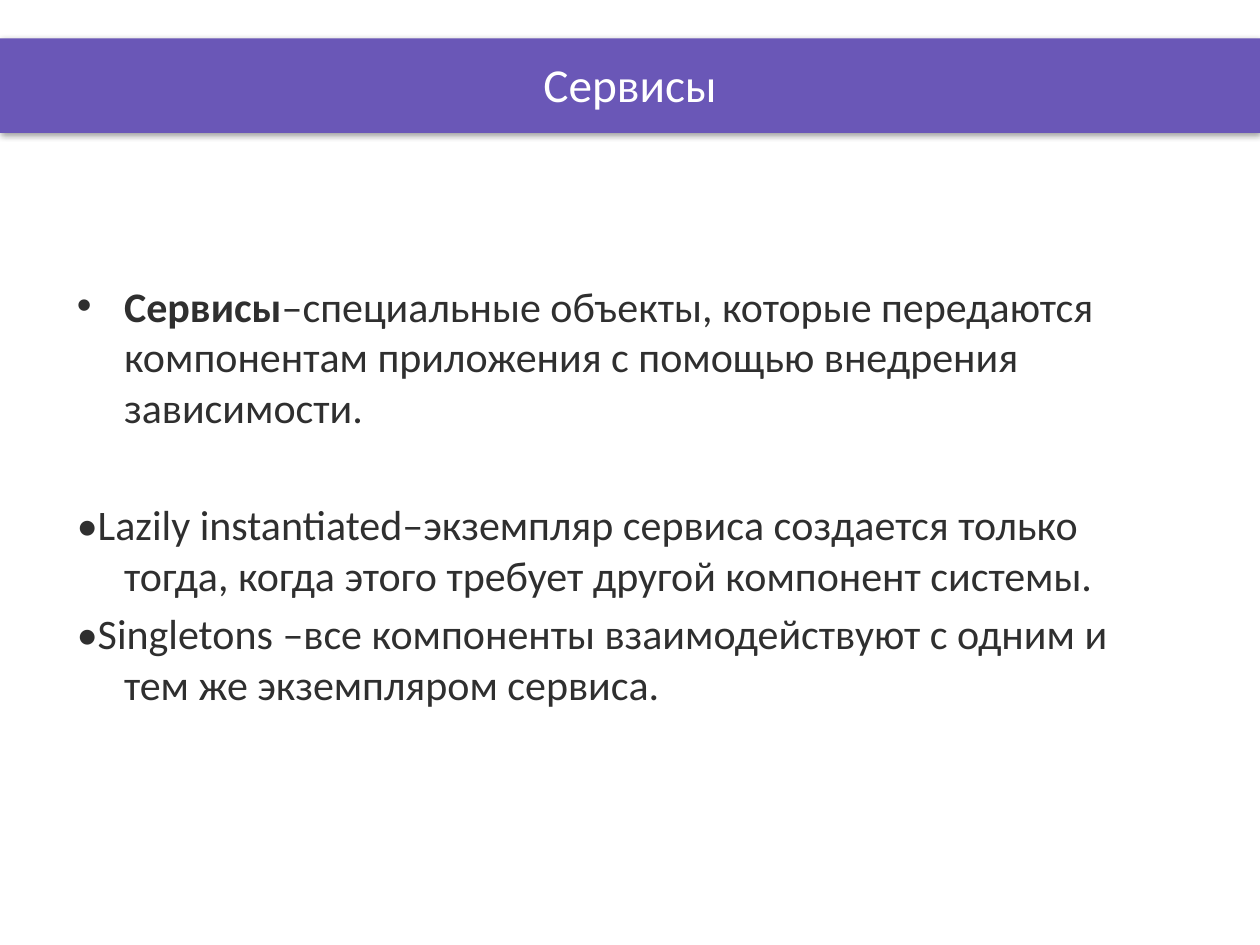
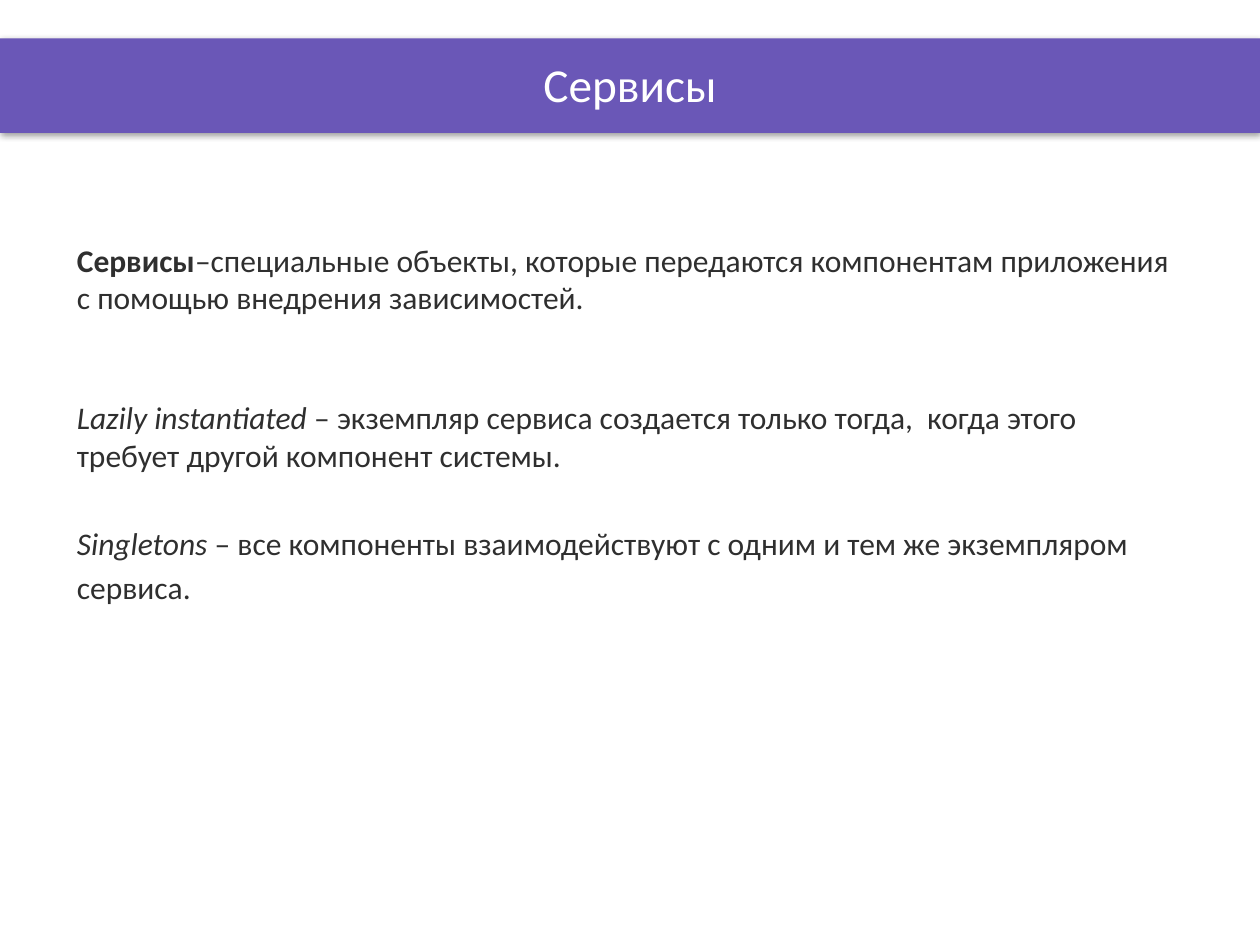
Before and after one commit to DinamickaDevelopment/Ignite-1, a slide deck: slide 2 of 002_Angular/lesson_14/Presentation/services_1.pptx. Drawn at 1260x945 pixels with LibreOffice and Linux fonts; fonts in the diff are those of the drawing; background and template pictures are left out. Boxes give left, top, right and bottom in pixels: in the first picture for what was removed or moved away, otherwise in the second. Text is boxed around its words. In the diff, an @@ line names an element or a change of style, - is before the commit and + after.

```diff
--- a/002_Angular/lesson_14/Presentation/services_1.pptx
+++ b/002_Angular/lesson_14/Presentation/services_1.pptx
@@ text at box(77, 250, 1169, 604): text changed; size 24 to 18 pt @@
-• Сервисы–специальные объекты, которые передаются компонентам приложения с помощью внедрения зависимости.
-•Lazily instantiated–экземпляр сервиса создается только тогда, когда этого требует другой компонент системы.
-•Singletons –все компоненты взаимодействуют с одним и тем же экземпляром сервиса.
+Сервисы–специальные объекты, которые передаются компонентам приложения с помощью внедрения зависимостей.
+Lazily instantiated – экземпляр сервиса создается только тогда, когда этого
+требует другой компонент системы.
+Singletons – все компоненты взаимодействуют с одним и тем же экземпляром
+сервиса.
```
Also in this commit, not shown: 5 other slides changed, 38 other files.
